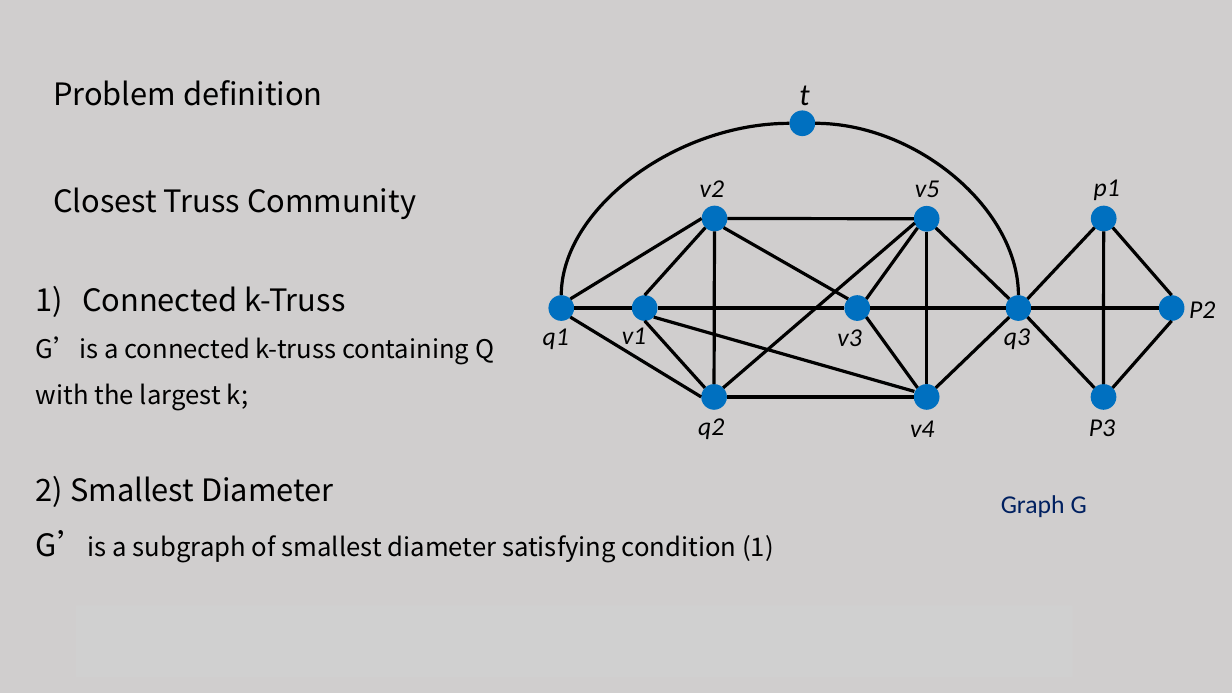
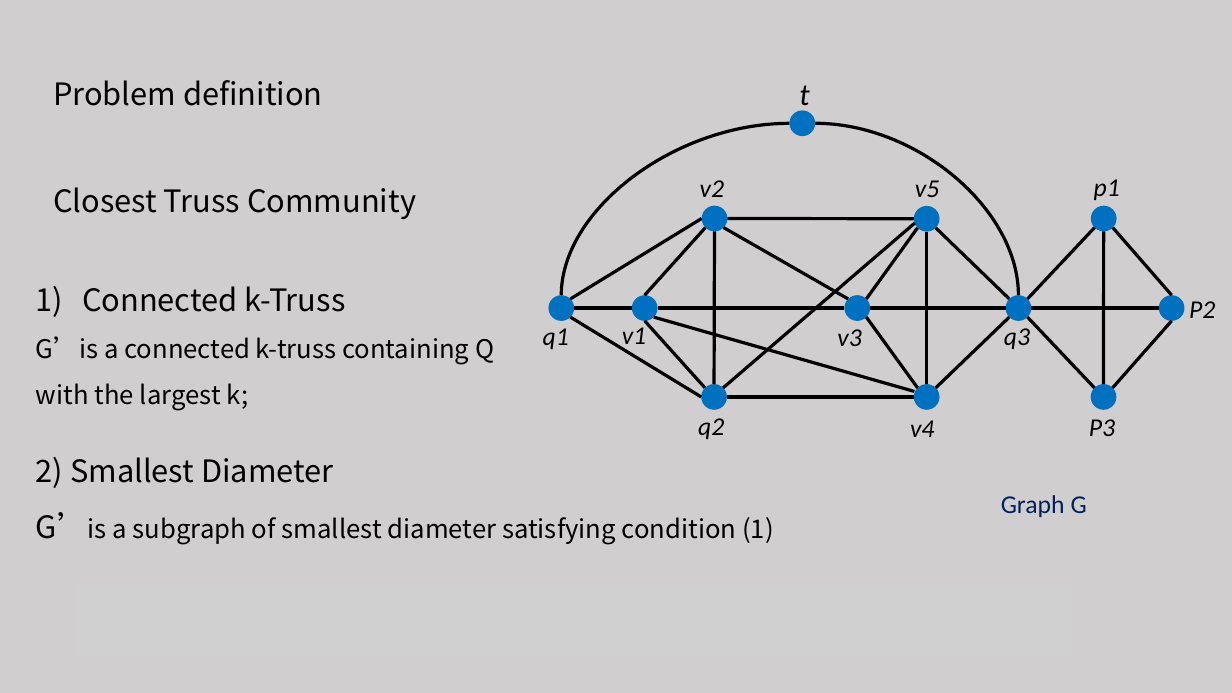
Before and after one commit to tianzhuwei/PPT, a slide deck: slide 8 of Approximate Closest Community Search in Networks.pptx. Drawn at 1232x693 pixels with LibreOffice and Linux fonts; fonts in the diff are those of the drawing; grey boxes stand for pictures. Boxes give left, top, right and bottom in pixels: in the first picture for what was removed or moved away, otherwise in the second. Text is boxed around its words. In the diff, an @@ line names an element or a change of style, - is before the commit and + after.

```diff
--- a/Approximate Closest Community Search in Networks.pptx
+++ b/Approximate Closest Community Search in Networks.pptx
@@ text "2) Smallest Diameter": place and size @@
-text "2) Smallest Diameter" at (36,476,774,563)
+text "2) Smallest Diameter" at (36,457,774,544)
```
Also in this commit, not shown: 7 other slides changed, 1 slide removed.
